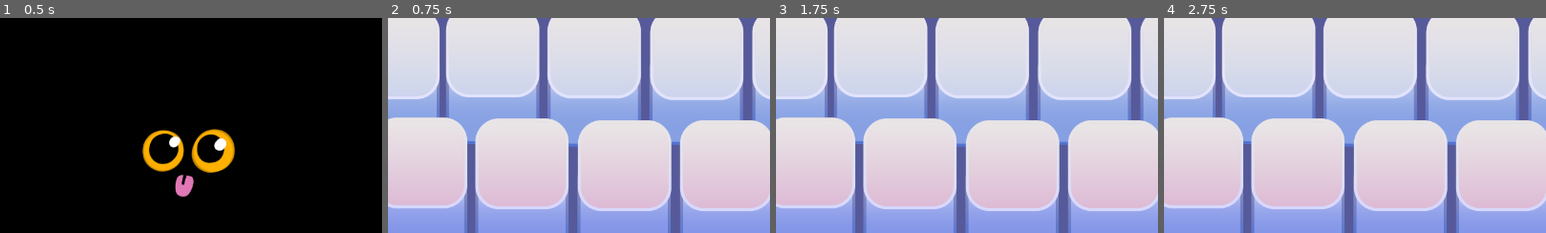
Above: before the commit, frames 1-4 (left to right).
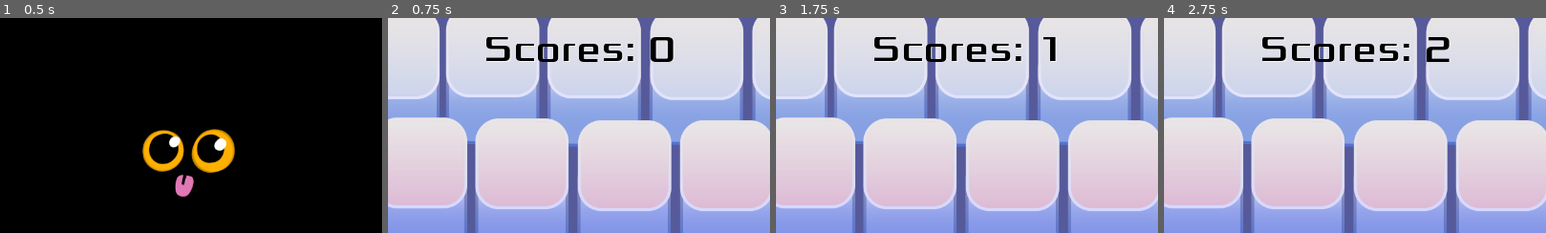
Above: after the commit, the same moments.

Repository: gameraccoon/ludum-dare-54-v2
Game: Godot game, scene res://Main.tscn
The game is run twice, just before and just after one commit, with the same random seed, the same clock (stepped at 60 frames per second) and the same inputs.
Inputs (mouse positions are % of the whole screen's width and height, from its top left):
- Up to frame 1 (0.5 s): no input
- Up to frame 2 (0.75 s): click "Start" at 0.5 s
- Up to frame 3 (1.75 s): tap Enter (start_game) at 1.25 s; move the mouse to (72, 45) at 1.27 s; hold Right (move_right) from 1.28 s (still down); hold Shift (Dash) from 1.28 s (still down); click (72, 45) at 1.42 s
- Up to frame 4 (2.75 s): move the mouse to (30, 55) at 2.02 s; release Right (move_right) at 2.03 s; release Shift (Dash) at 2.03 s; hold Down (move_down) from 2.03 s (still down); tap Space (space) at 2.1 s
The pictures show only the part of the screen within x 25-75%, y 0-50%; the shares and areas given below are measured in that part.

Frame 1 is identical in both runs. In frame 2, 2.2% of the frame differs, in the area x 25-75%, y 8-21%; in frame 3, 1.9%; in frame 4, 2.1%.

Commit message:
add scores to HUD

Diff:
--- a/HUD.gd
+++ b/HUD.gd
@@ -2,6 +2,8 @@
 
 signal start_game
 
+func _ready():
+	$Points.hide()
 
 func show_message(text):
 	$MessageLabel.text = text
@@ -22,8 +24,11 @@
 
 func _on_StartButton_pressed():
 	$StartButton.hide()
+	$Points.show()
 	emit_signal("start_game")
-
 
 func hide_message():
 	$MessageLabel.hide()
+
+func set_scores(scores):
+	$Points.text = "Scores: " + str(int(scores))
--- a/HUD.tscn
+++ b/HUD.tscn
@@ -44,4 +44,18 @@
 shortcut = SubResource( 4 )
 text = "Start"
 
+[node name="Points" type="Label" parent="."]
+anchor_top = 0.5
+anchor_right = 1.0
+anchor_bottom = 0.5
+margin_left = -1.0
+margin_top = -348.0
+margin_right = -1.0
+margin_bottom = -189.0
+custom_colors/font_color = Color( 0, 0, 0, 1 )
+custom_colors/font_color_shadow = Color( 0.980392, 0.980392, 0.980392, 1 )
+custom_fonts/font = SubResource( 1 )
+text = "Score: "
+align = 1
+
 [connection signal="pressed" from="StartButton" to="." method="_on_StartButton_pressed"]
--- a/Main.gd
+++ b/Main.gd
@@ -1,6 +1,6 @@
 extends Node
 
-var score
+var score = 0
 
 var pattern_time = 0.0
 
@@ -199,9 +199,11 @@
 
 var first_pattern_idx = 0
 var current_pattern_idx = -1
+var is_game_over = false
 
 func _ready():
 	$MusicMainMenu.play()
+	$HUD.set_scores(0)
 	randomize()
 
 
@@ -209,6 +211,7 @@
 	if is_invinsible:
 		return
 
+	is_game_over = true
 	current_pattern_idx = -1
 	$YSort/Player.is_dead = true
 	$Music.stop()
@@ -220,6 +223,7 @@
 
 func new_game():
 	score = 0
+	is_game_over = false
 	$YSort/Player.start_limit = $MovementLimits.get_begin()
 	$YSort/Player.end_limit = $MovementLimits.get_end()
 	$YSort/Player.start($StartPosition.position)
@@ -248,6 +252,10 @@
 					break
 
 	pattern_time += delta
+	if not is_game_over:
+		score += delta
+		$HUD.set_scores(score)
+
 
 	if current_pattern_idx > -1:
 		if current_pattern_idx < PATTERNS.size():
